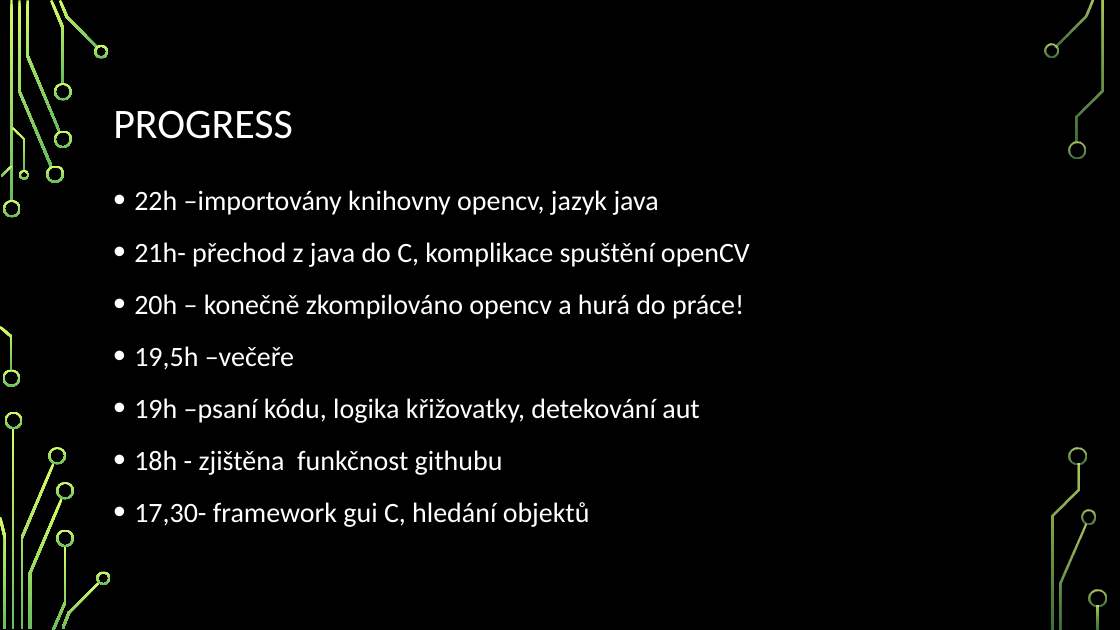
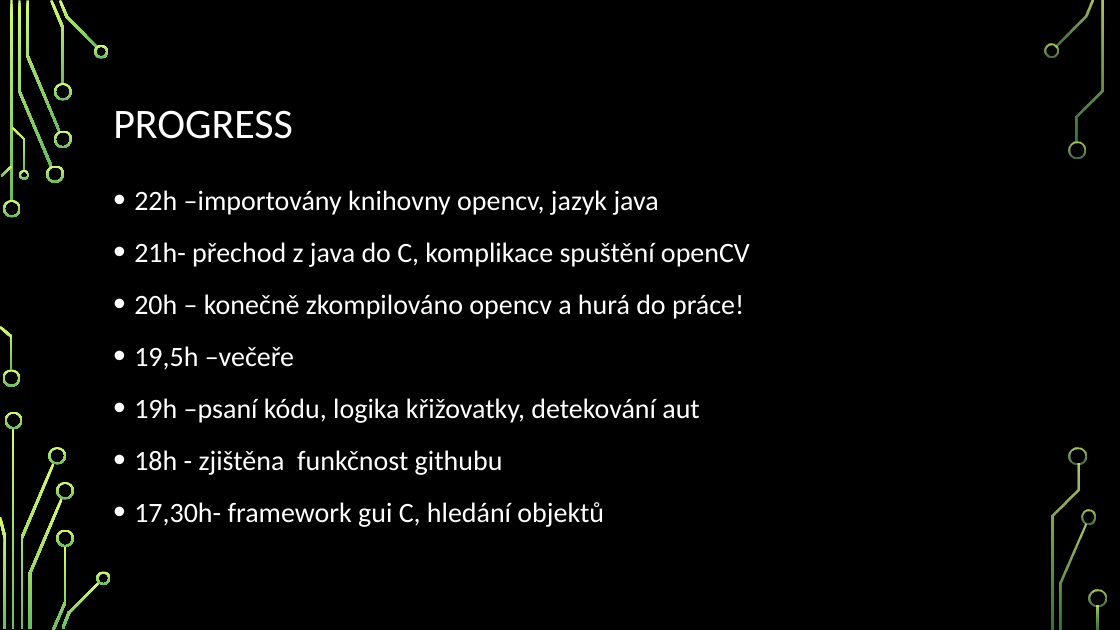
Before and after one commit to founek2/juniorhack2016, a slide deck: slide 7 of team-14/Inteligentní řízení semaforů.pptx (slide 6 before the commit). Drawn at 1120x630 pixels with LibreOffice and Linux fonts; fonts in the diff are those of the drawing; background and template pictures are left out. Boxes give left, top, right and bottom in pixels: in the first picture for what was removed or moved away, otherwise in the second. Text is boxed around its words. In the diff, an @@ line names an element or a change of style, - is before the commit and + after.

```diff
--- a/team-14/Inteligentní řízení semaforů.pptx
+++ b/team-14/Inteligentní řízení semaforů.pptx
@@ text at [134, 502, 604, 527]: text changed @@
-• 17,30- framework gui C, hledání objektů
+• 17,30h- framework gui C, hledání objektů
```
Also in this commit, not shown: 1 other slide changed, 2 slides added, 1 slide removed.
